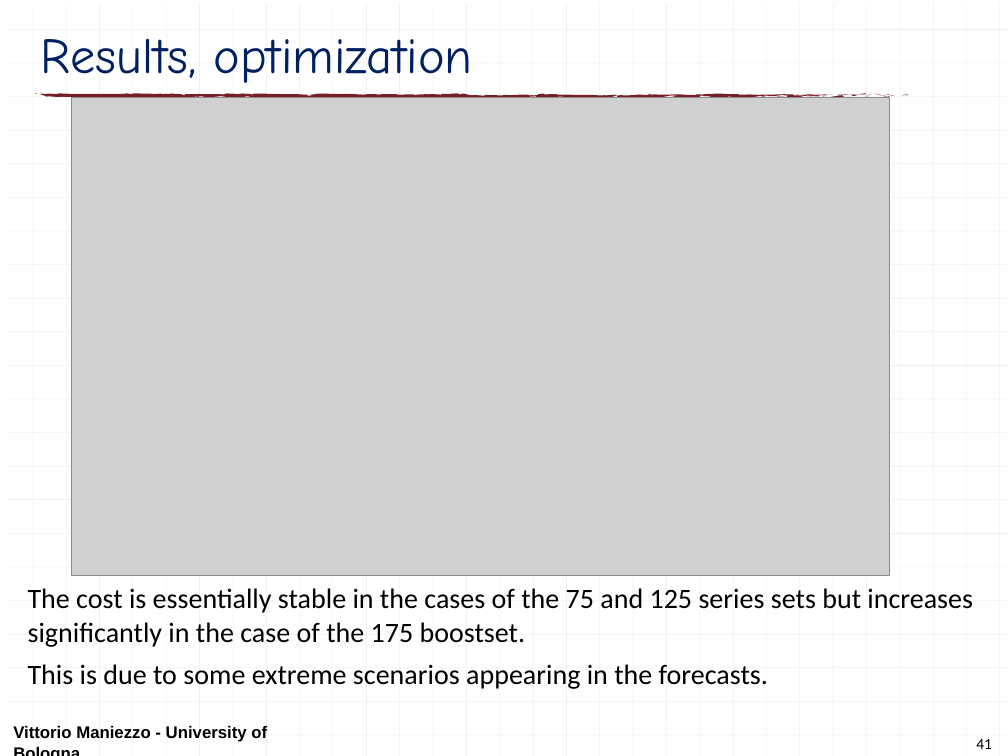
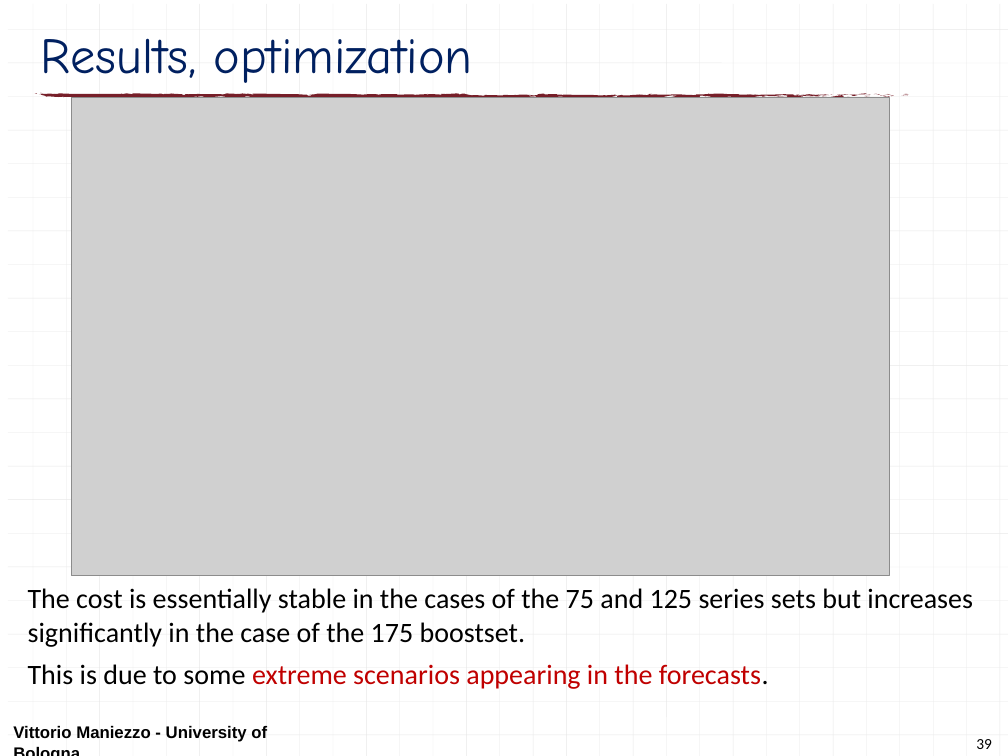
Before and after one commit to maniezzo/GDOforecast, a slide deck: slide 39 of doc/Schedulingseminar/schedulingSeminarXdock.pptx (slide 41 before the commit). Drawn at 1008x756 pixels with LibreOffice and Linux fonts; fonts in the diff are those of the drawing; grey boxes stand for pictures. Boxes give left, top, right and bottom in pixels: in the first picture for what was removed or moved away, otherwise in the second. Text is boxed around its words. In the diff, an @@ line names an element or a change of style, - is before the commit and + after.

```diff
--- a/doc/Schedulingseminar/schedulingSeminarXdock.pptx
+++ b/doc/Schedulingseminar/schedulingSeminarXdock.pptx
@@ text at (28,664,769,689): text colour #000000 to #C00000 in "extreme scenarios appearing in the forecasts." @@
@@ page number at (976,739,992,749): text changed @@
-41
+39
```
Also in this commit, not shown: 14 other slides changed, 2 slides removed, 1 other file.
